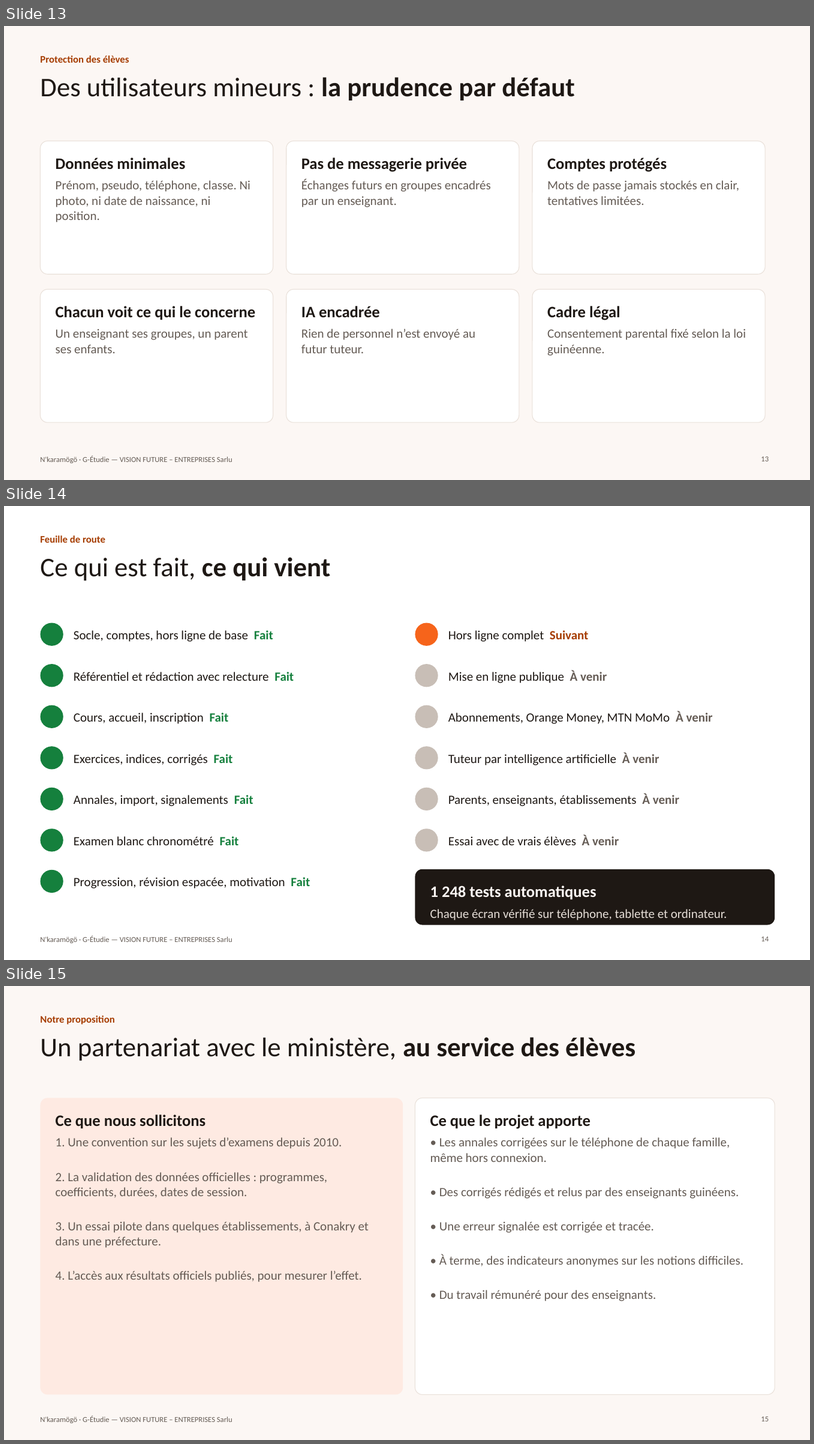
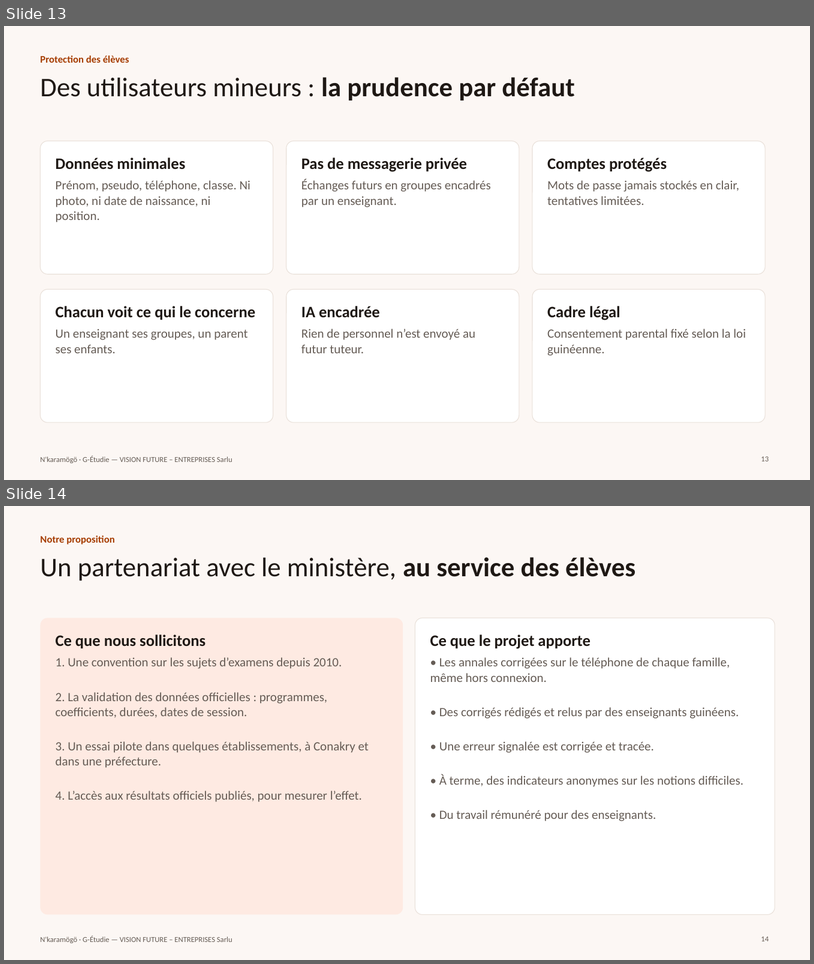
Before and after one commit to maumans/G-etudie, a slide deck: docs/presentation-ministere/N-karamogo-presentation-ministere.pptx. Shown one above the other, each under a label of ours: slides 13, 14 and 15 before the commit, slides 13 and 14 after it. The pictures are 814x1444 and 814x964 pixels, drawn with LibreOffice and Linux fonts; fonts in the diff are those of the drawing. Boxes give left, top, right and bottom in pixels: in the first picture for what was removed or moved away, otherwise in the second. Text is boxed around its words. In the diff, an @@ line names an element or a change of style, - is before the commit and + after.

```diff
--- a/docs/presentation-ministere/N-karamogo-presentation-ministere.pptx
+++ b/docs/presentation-ministere/N-karamogo-presentation-ministere.pptx
@@ slide 14 removed at (x1=4, y1=506, x2=810, y2=960), background #FFFFFF; not listed: 1 template element that a slide beside it also shows @@
@@ text removed at (x1=40, y1=535, x2=105, y2=543) @@
-Feuille de route
@@ title removed at (x1=40, y1=557, x2=330, y2=581) @@
-Ce qui est fait, ce qui vient
@@ ellipse removed at (x1=40, y1=623, x2=63, y2=646) @@
@@ text removed at (x1=74, y1=630, x2=273, y2=642) @@
-Socle, comptes, hors ligne de base Fait
@@ ellipse removed at (x1=416, y1=623, x2=438, y2=646) @@
@@ text removed at (x1=449, y1=630, x2=589, y2=642) @@
-Hors ligne complet Suivant
@@ ellipse removed at (x1=40, y1=664, x2=63, y2=687) @@
@@ ellipse removed at (x1=416, y1=664, x2=438, y2=687) @@
@@ text removed at (x1=74, y1=672, x2=294, y2=681) @@
-Référentiel et rédaction avec relecture Fait
@@ text removed at (x1=449, y1=670, x2=607, y2=683) @@
-Mise en ligne publique À venir
@@ ellipse removed at (x1=40, y1=705, x2=63, y2=728) @@
@@ text removed at (x1=74, y1=712, x2=229, y2=724) @@
-Cours, accueil, inscription Fait
@@ ellipse removed at (x1=416, y1=705, x2=438, y2=728) @@
@@ text removed at (x1=449, y1=711, x2=713, y2=724) @@
-Abonnements, Orange Money, MTN MoMo À venir
@@ ellipse removed at (x1=40, y1=746, x2=63, y2=769) @@
@@ text removed at (x1=74, y1=754, x2=233, y2=765) @@
-Exercices, indices, corrigés Fait
@@ ellipse removed at (x1=416, y1=746, x2=438, y2=769) @@
@@ text removed at (x1=449, y1=752, x2=659, y2=765) @@
-Tuteur par intelligence artificielle À venir
@@ ellipse removed at (x1=40, y1=787, x2=63, y2=810) @@
@@ ellipse removed at (x1=416, y1=787, x2=438, y2=810) @@
@@ text removed at (x1=449, y1=793, x2=680, y2=806) @@
-Parents, enseignants, établissements À venir
@@ text removed at (x1=74, y1=795, x2=254, y2=806) @@
-Annales, import, signalements Fait
@@ ellipse removed at (x1=40, y1=828, x2=63, y2=852) @@
@@ ellipse removed at (x1=416, y1=828, x2=438, y2=852) @@
@@ text removed at (x1=74, y1=836, x2=239, y2=845) @@
-Examen blanc chronométré Fait
@@ text removed at (x1=449, y1=834, x2=619, y2=845) @@
-Essai avec de vrais élèves À venir
@@ ellipse removed at (x1=40, y1=870, x2=63, y2=892) @@
@@ text removed at (x1=74, y1=877, x2=310, y2=888) @@
-Progression, révision espacée, motivation Fait
@@ rounded rectangle removed at (x1=416, y1=869, x2=776, y2=925) @@
@@ text removed at (x1=431, y1=885, x2=728, y2=920) @@
-1 248 tests automatiques
-Chaque écran vérifié sur téléphone, tablette et ordinateur.
@@ page number removed at (x1=761, y1=936, x2=769, y2=941) @@
-14
@@ what was slide 15 is now slide 14 @@
@@ page number at (x1=761, y1=936, x2=769, y2=941): text changed @@
-15
+14
```
Also in this commit, not shown: 3 other files.
